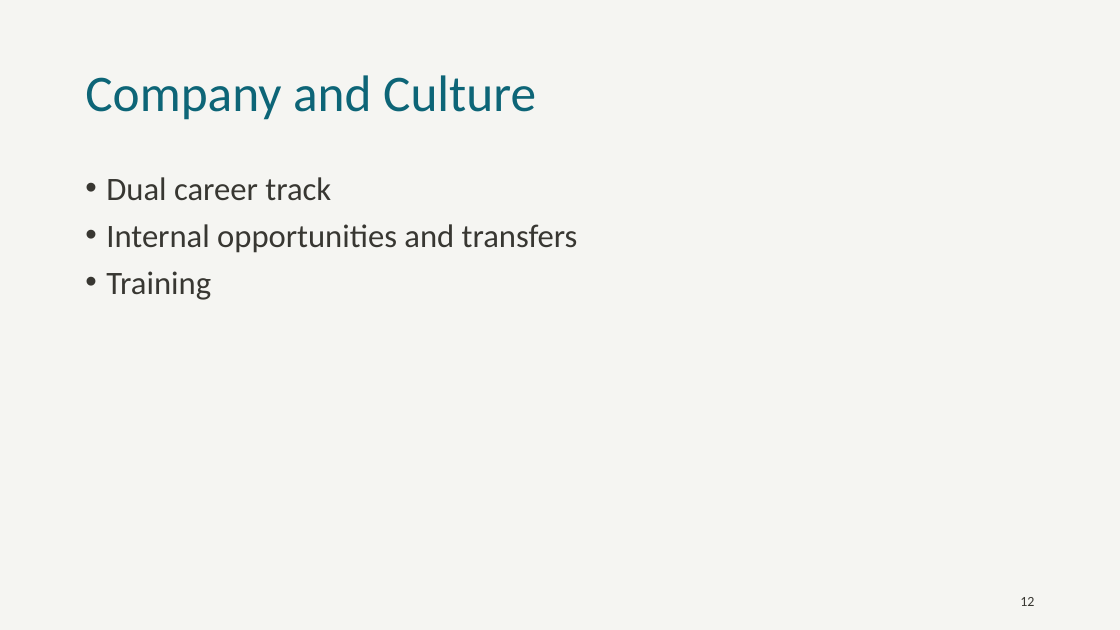
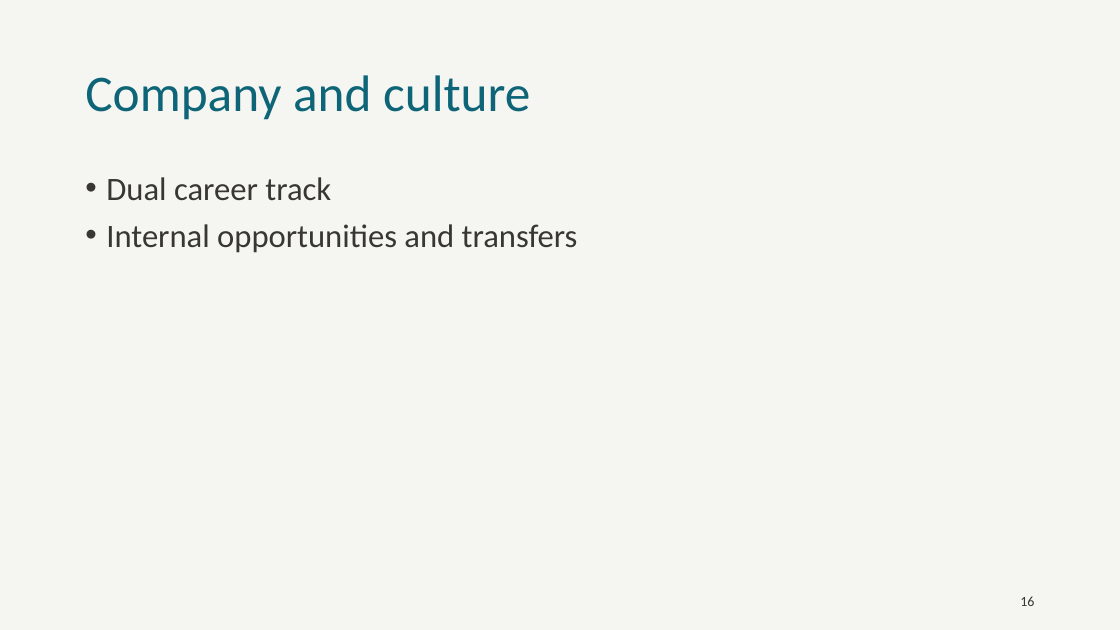
Before and after one commit to jkwuc89/Presentations, a slide deck: slide 16 of Senior Engineer Technical Track.pptx (slide 12 before the commit). Drawn at 1120x630 pixels with LibreOffice and Linux fonts; fonts in the diff are those of the drawing; background and template pictures are left out. Boxes give left, top, right and bottom in pixels: in the first picture for what was removed or moved away, otherwise in the second. Text is boxed around its words. In the diff, an @@ line names an element or a change of style, - is before the commit and + after.

```diff
--- a/Senior Engineer Technical Track.pptx
+++ b/Senior Engineer Technical Track.pptx
@@ title at box(85, 75, 530, 120): text changed @@
-Company and Culture
+Company and culture
@@ text at box(106, 271, 211, 300): paragraph removed @@
-• Training
@@ page number at box(1020, 596, 1034, 606): text changed @@
-12
+16
```
Also in this commit, not shown: 9 other slides changed, 7 slides added, 2 other files.
